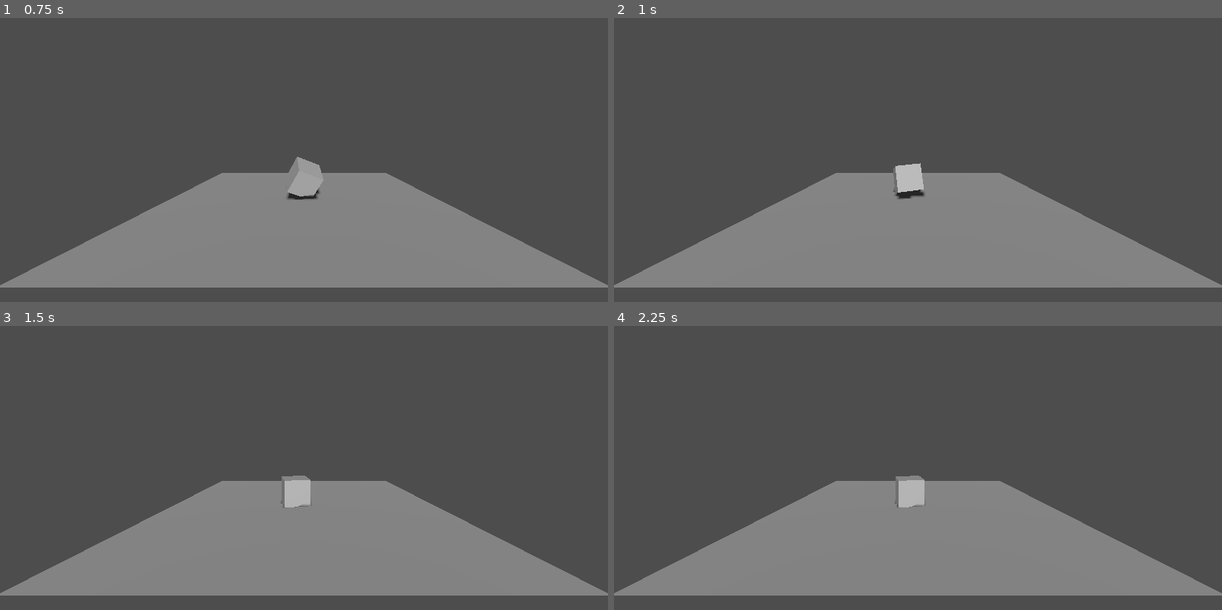
Above: before the commit, frames 1-4 (two rows, left to right).
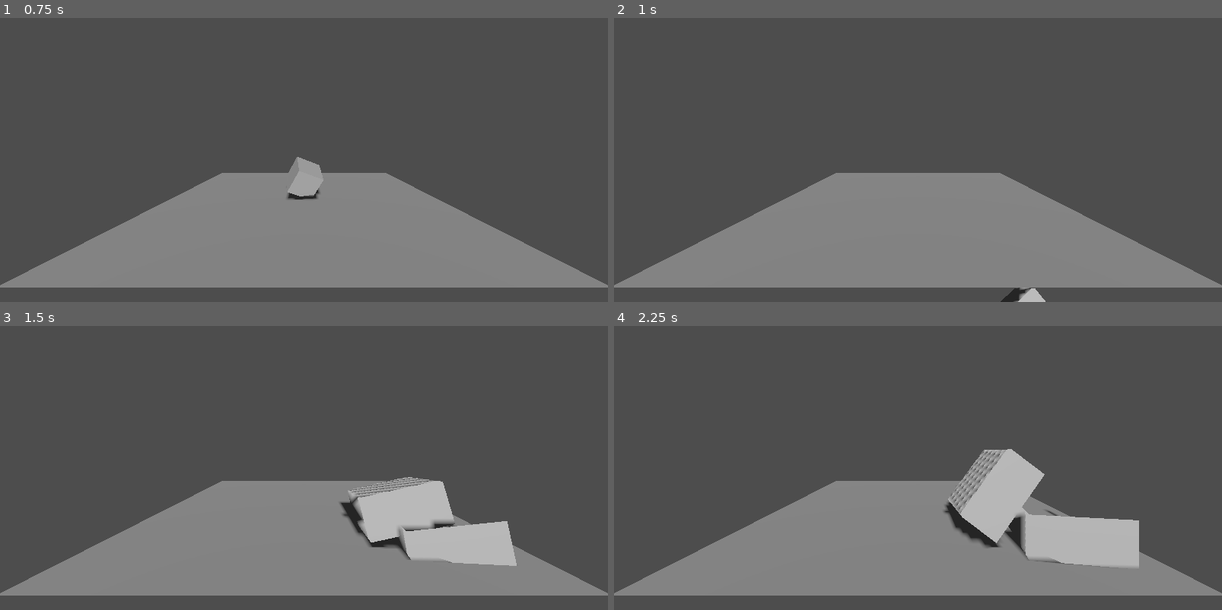
Above: after the commit, the same moments.

Repository: Rashnain/TER-2026
Game: Godot game, scene res://scenes/test.tscn
The game is run twice, just before and just after one commit, with the same random seed, the same clock (stepped at 60 frames per second) and the same inputs.
Inputs:
- Up to frame 1 (0.75 s): no input
- Up to frame 2 (1 s): no input
- Up to frame 3 (1.5 s): no input
- Up to frame 4 (2.25 s): no input

Frame 1 is identical in both runs. In frame 2, 0.8% of the frame differs, in the area x 45-71%, y 51-100%; in frame 3, 5.6%; in frame 4, 7.0%, in the area x 46-87%, y 43-86%.

Commit message:
Ajout bete et mechant du script slicer

Diff:
--- a/projet/ter/scenes/test.tscn
+++ b/projet/ter/scenes/test.tscn
@@ -1,4 +1,6 @@
 [gd_scene format=3 uid="uid://cs4yw3jfr8grt"]
+
+[ext_resource type="Script" uid="uid://cfieltmctn0dn" path="res://scripts/Slicer01.gd" id="1_errlg"]
 
 [sub_resource type="Environment" id="Environment_ij1v8"]
 
@@ -12,6 +14,7 @@
 [sub_resource type="BoxMesh" id="BoxMesh_iyx0m"]
 
 [node name="Node3D" type="Node3D" unique_id=627573708]
+script = ExtResource("1_errlg")
 
 [node name="DirectionalLight3D" type="DirectionalLight3D" parent="." unique_id=777051070]
 transform = Transform3D(1, 0, 0, 0, 0.9270072, 0.37504348, 0, -0.37504348, 0.9270072, 0, 2.3889978, 3.3309927)
@@ -34,7 +37,8 @@
 transform = Transform3D(0.44474643, 0.22327906, 0.04844705, -0.1874648, 0.41722554, -0.20194037, -0.13060477, 0.16146027, 0.45483297, 0, 3, 0)
 shape = SubResource("BoxShape3D_bl13t")
 
-[node name="MeshInstance3D" type="MeshInstance3D" parent="RigidBody3D/CollisionShape3D" unique_id=1866424454]
+[node name="MeshInstance3D" type="MeshInstance3D" parent="RigidBody3D" unique_id=1866424454]
+transform = Transform3D(0.44474643, 0.22327906, 0.04844705, -0.1874648, 0.41722554, -0.20194037, -0.13060477, 0.16146027, 0.45483297, 0, 3, 0)
 mesh = SubResource("BoxMesh_iyx0m")
 
 [node name="Camera3D" type="Camera3D" parent="." unique_id=1427404350]
--- /dev/null
+++ b/projet/ter/scripts/Slicer01.gd
@@ -0,0 +1,80 @@
+extends Node3D
+
+func slice_object(target: RigidBody3D):
+	#On récupère le mesh
+	var mesh_instance = target.get_node("MeshInstance3D")
+	var old_mesh = mesh_instance.mesh
+	#on mets ses infos (triangles) dans un Array
+	var array_mesh = ArrayMesh.new()
+	array_mesh.add_surface_from_arrays(Mesh.PRIMITIVE_TRIANGLES, old_mesh.get_mesh_arrays())
+	#Initialisation des outils qui tracent les triangles
+	var st_left = SurfaceTool.new()
+	var st_right = SurfaceTool.new()
+	#Préparation a tracer des triangles
+	st_left.begin(Mesh.PRIMITIVE_TRIANGLES)
+	st_right.begin(Mesh.PRIMITIVE_TRIANGLES)
+	#lit les informations du triangles
+	var mdt = MeshDataTool.new()
+	mdt.create_from_surface(array_mesh, 0)
+	#le plan de coupe
+	var plane = Plane(Vector3.UP, 0)
+	#on parcourt les triangles du mesh
+	for i in range(mdt.get_face_count()):
+		#on récupère les sommets du triangles actuel
+		var v1 = mdt.get_vertex(mdt.get_face_vertex(i, 0))
+		var v2 = mdt.get_vertex(mdt.get_face_vertex(i, 1))
+		var v3 = mdt.get_vertex(mdt.get_face_vertex(i, 2))
+		#On regroupe en une liste
+		var triangle = PackedVector3Array([v1, v2, v3])
+		#compare le triangle et le plan, ne garde que la partie du triangle qui est "au-dessus" du plan, il crée de nouveaux points d'intersection.
+		var poly_left = Geometry3D.clip_polygon(triangle, plane)
+		#même cose pour l'autre coté
+		var poly_right = Geometry3D.clip_polygon(triangle, -plane)
+
+		if poly_left.size() >= 3: #Si la découpe a laissé au moins 3 points, on a de quoi faire un triangle
+			add_poly_to_st(st_left, poly_left)	#on dessine le triangle
+		if poly_right.size() >= 3:
+			add_poly_to_st(st_right, poly_right)
+
+	#ça fusionne les sommets qui ont la meme position
+	st_left.index()
+	st_right.index()
+	#on transforme en vrai mesh utilisable
+	var mesh_left = st_left.commit()
+	var mesh_right = st_right.commit()
+
+	create_piece(mesh_left, target.global_transform, target.linear_velocity, Vector3(0, 0.2, 0))
+	create_piece(mesh_right, target.global_transform, target.linear_velocity, Vector3(0, -0.2, 0))
+
+	target.queue_free()
+
+func add_poly_to_st(st: SurfaceTool, poly: PackedVector3Array):
+	for i in range(1, poly.size() - 1):
+		st.add_vertex(poly[0])
+		st.add_vertex(poly[i])
+		st.add_vertex(poly[i+1])
+
+func create_piece(m: Mesh, t: Transform3D, v: Vector3, offset: Vector3):
+	if m.get_surface_count() == 0:
+		return
+
+	var new_body = RigidBody3D.new()	#crée un rigidbody vide
+	var new_mesh_inst = MeshInstance3D.new()
+	var new_shape = CollisionShape3D.new()
+
+	new_mesh_inst.mesh = m #on lui donne le mesh qu'on vient de créer
+	new_shape.shape = m.create_convex_shape()	#on créé la boite de collision qui match la forme
+
+	new_body.add_child(new_mesh_inst)
+	new_body.add_child(new_shape)
+
+	add_child(new_body)
+	new_body.global_transform = t	#on place le nouveau mesh la ou etait l'ancien
+	#new_body.global_translate(offset)	#on y applique un leger decalage
+	new_body.linear_velocity = v #on lui donne la vitesse initiale du cube
+
+func _ready():
+	await get_tree().create_timer(1.0).timeout
+	var target = get_node_or_null("RigidBody3D")
+	if target:
+		slice_object(target)
Not shown, added: projet/ter/scripts/Slicer01.gd.uid
